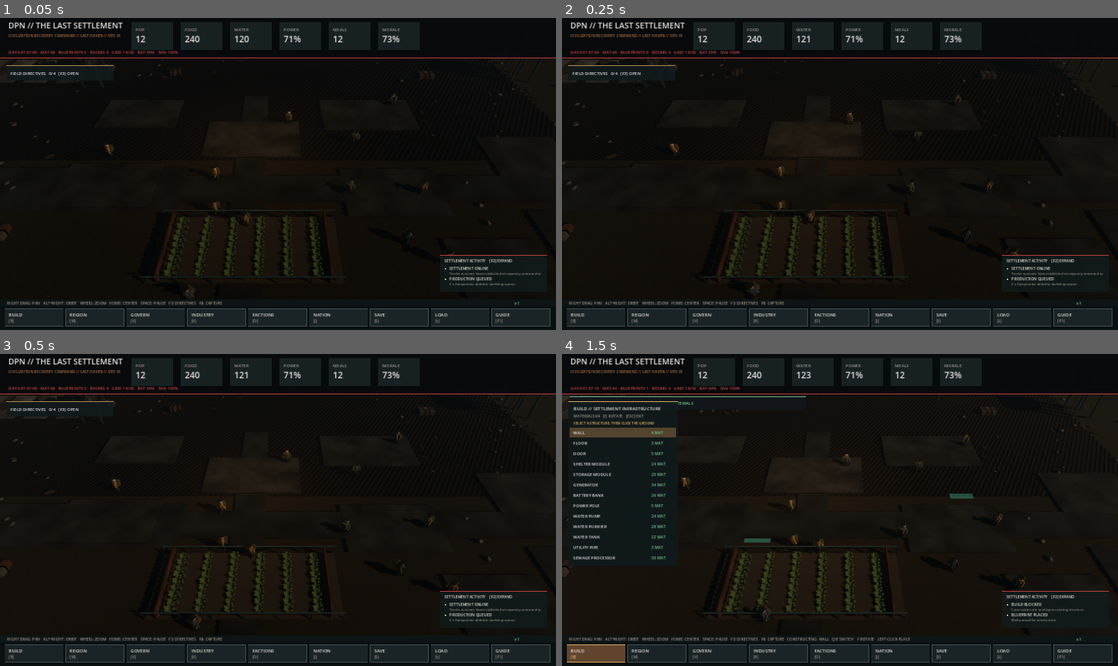
Above: before the commit, frames 1-4 (two rows, left to right).
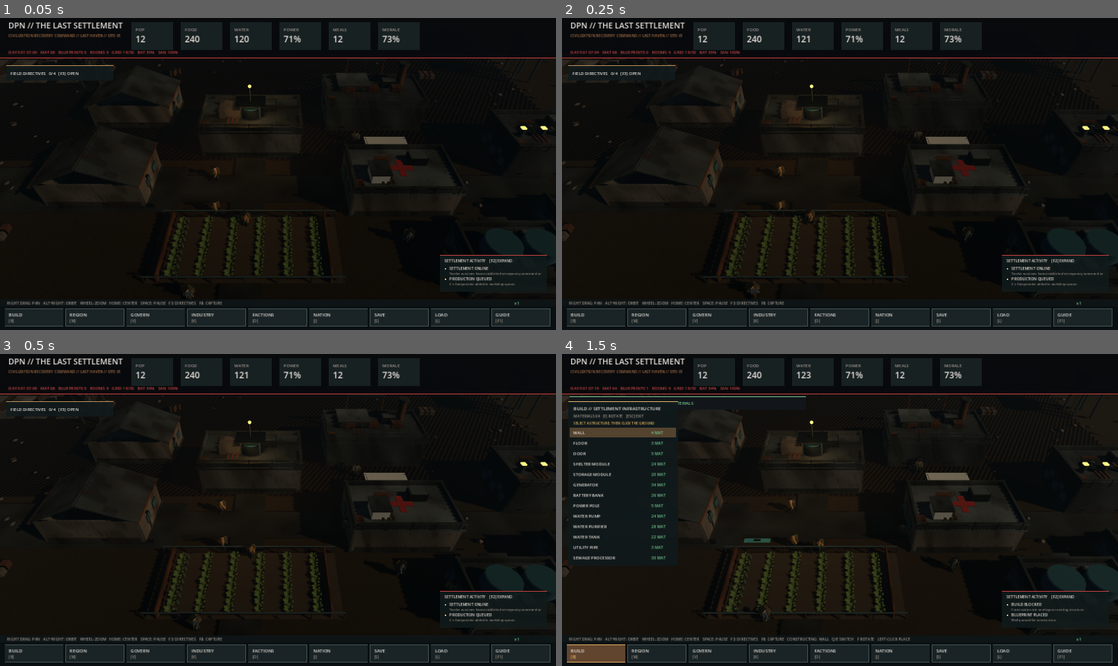
Above: after the commit, the same moments.

Repository: DPN-Technology/The-Last-Settlement
Game: Godot game, scene res://src/Main.tscn
Two runs of this game, one before a commit and one after it. Both use one fixed random seed, a clock stepped at 60 frames per second and the inputs below.
Inputs (mouse positions are in pixels of both pictures, inside the frame that each line leads up to):
- Up to frame 1 (0.05 s): no input
- Up to frame 2 (0.25 s): no input
- Up to frame 3 (0.5 s): no input
- Up to frame 4 (1.5 s): tap Enter at 0.5 s; move the mouse to (962, 494) at 0.52 s; hold Right 0.53-1.25 s; tap B at 0.6 s; click (962, 494) at 0.67 s; tap Space at 0.77, 1.25 s; drag from (728, 525) to (812, 572) at 1.27 s

The runs differ from the first frame. In frame 1, 1.4% of the frame differs, in the area x 2-100%, y 15-79%; in frame 2, 1.5%; in frame 3, 1.6%; in frame 4, 2.0%, in the area x 21-100%, y 15-80%.
Error before the commit: Parse Error: Cannot infer the type of "z" variable because the value doesn't have a set type. (res://src/settlement_architecture_3d.gd:89)
Error after the commit: Trying to assign an array of type "Array" to a variable of type "Array[Vector3]". (res://src/settlement_architecture_3d.gd:93)

Commit message:
fix(godot): explicitly type gable-wall coordinate for Godot 4.3 parser

Diff:
--- a/src/settlement_architecture_3d.gd
+++ b/src/settlement_architecture_3d.gd
@@ -86,7 +86,7 @@
 	var gable := SurfaceTool.new()
 	gable.begin(Mesh.PRIMITIVE_TRIANGLES)
 	for side in [-1.0, 1.0]:
-		var z := side * size.y * 0.5
+		var z: float = float(side) * size.y * 0.5
 		var left := Vector3(-half,height+0.23,z)
 		var right := Vector3(half,height+0.23,z)
 		var apex := Vector3(0,height+ridge+0.23,z)
